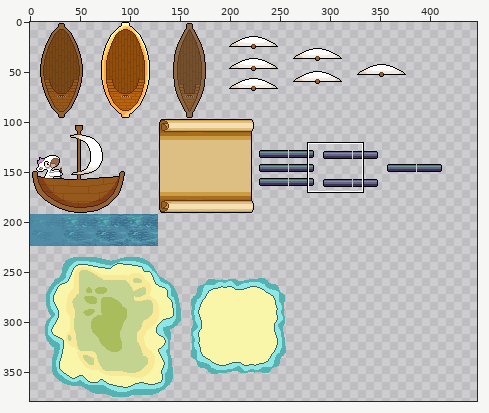
A sprite sheet gets an edit: src/org/titlepending/resources/images/ShipSS.png. Above: a wide view before the commit, with the close-up outlined.
Close-up. Earlier state:
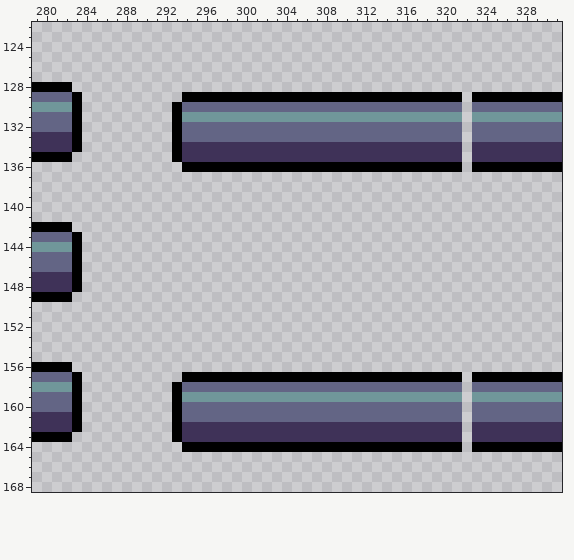
The file is 512x512 pixels. Pixels under 10% opacity are left out. Colours within 5 levels of each other are drawn and written as one. Shown: x 279..331, y 122..168. The wide view leaves out empty margins. The commit also changed other parts of the picture, which this record leaves out.
The same view after the edit:
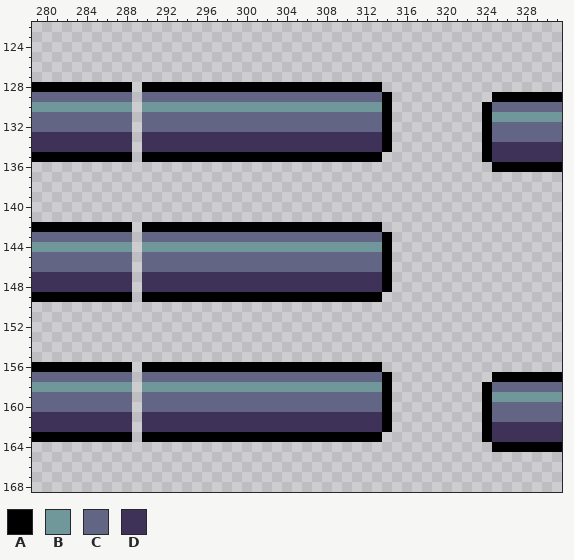
Palette (. is transparent): A #000000  B #70979a  C #636585  D #3f3258
From old to new:
Changed rows in their new state; - is an unchanged pixel.
first column x 283:
128 AAAAAA-AAAAAAAAAAAAAAAAAAAAAAAA-----------
129 CCCCCC-CCCCCCCCCCCCCCCCCCCCCCCC-.......-..
130 BBBBBB-BBBBBBBBBBBBBBBBBBBBBBBBA.......-.A
131 CCCCCC-CCCCCCCCCCCCCCCCCCCCCCCCA.......-.A
132 CCCCCC-CCCC--------------------A.......-.A
133 DDDDDD-DDDDDDDDDDDDDDDDDDDDDDDDA.......-.A
134 DDDDDD-DDDD--------------------A.......-.A
135 AAAAAA-AAA-AAAAAAAAAAAAAAAAAAAA........-.A
136 -----------............................-..
first column x 283:
142 AAAAAA-AAAAAAAAAAAAAAAAAAAAAAAA-
143 CCCCCC-CCCCCCCCCCCCCCCCCCCCCCCCA
144 BBBBBB-BBBBBBBBBBBBBBBBBBBBBBBBA
145 CCCCCC-CCCCCCCCCCCCCCCCCCCCCCCCA
146 CCCCCC-CCCCCCCCCCCCCCCCCCCCCCCCA
147 DDDDDD-DDDDDDDDDDDDDDDDDDDDDDDDA
148 DDDDDD-DDDDDDDDDDDDDDDDDDDDDDDDA
149 AAAAAA-AAAAAAAAAAAAAAAAAAAAAAAA-
first column x 283:
156 AAAAAA-AAAAAAAAAAAAAAAAAAAAAAAA-----------
157 CCCCCC-CCCCCCCCCCCCCCCCCCCCCCCC-.......-..
158 BBBBBB-BBBBBBBBBBBBBBBBBBBBBBBBA.......-.A
159 CCCCCC-CCCCCCCCCCCCCCCCCCCCCCCCA.......-.A
160 CCCCCC-CCCC--------------------A.......-.A
161 DDDDDD-DDDDDDDDDDDDDDDDDDDDDDDDA.......-.A
162 DDDDDD-DDDD--------------------A.......-.A
163 AAAAAA-AAA-AAAAAAAAAAAAAAAAAAAA........-.A
164 -----------............................-..
Boxes around the changes in both close-ups, in picture pixels (x1, y1, x2, y2):
changed: (72, 82, 492, 172)
changed: (72, 222, 392, 302)
changed: (72, 362, 492, 452)
